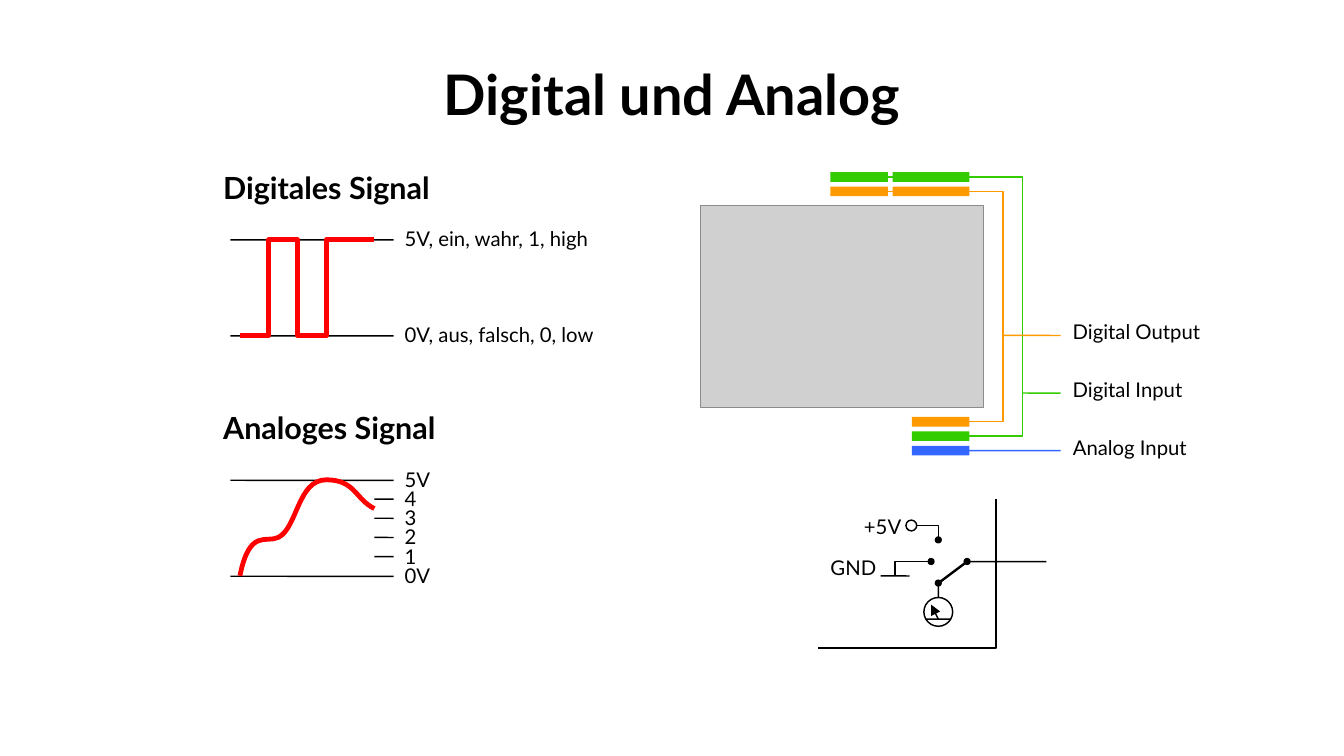
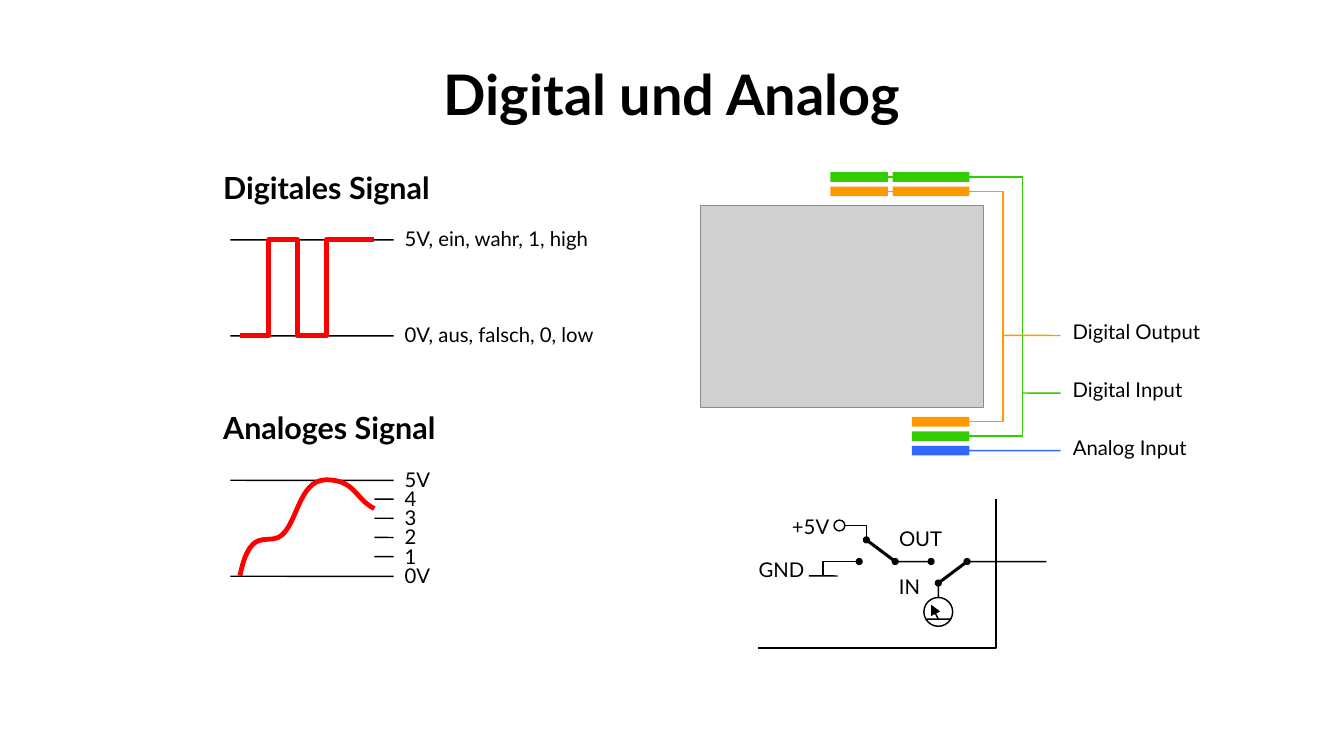
Before and after one commit to fablabwinti/workshop-arduino-1, a slide deck: slide 11 of ArduinoI.odp. Drawn at 1344x756 pixels with LibreOffice and Linux fonts; fonts in the diff are those of the drawing; grey boxes stand for pictures; background and template pictures are left out. Boxes give left, top, right and bottom in pixels: in the first picture for what was removed or moved away, otherwise in the second. Text is boxed around its words. In the diff, an @@ line names an element or a change of style, - is before the commit and + after.

```diff
--- a/ArduinoI.odp
+++ b/ArduinoI.odp
@@ freeform shape: place and size @@
-freeform shape at (818,499,996,648)
+freeform shape at (759,499,996,648)
@@ group added at (856,531,942,594): 2 lines, 2 ellipses, 2 texts @@
+IN
+OUT
@@ 2 texts, 2 ellipses, 2 freeform shapes, 1 line: place and size @@
-2 texts, 2 ellipses, 2 freeform shapes, 1 line at (830,519,943,577)
+2 texts, 2 ellipses, 2 freeform shapes, 1 line at (759,519,871,577)
```
Also in this commit, not shown: 2 other slides changed, 1 other file.
